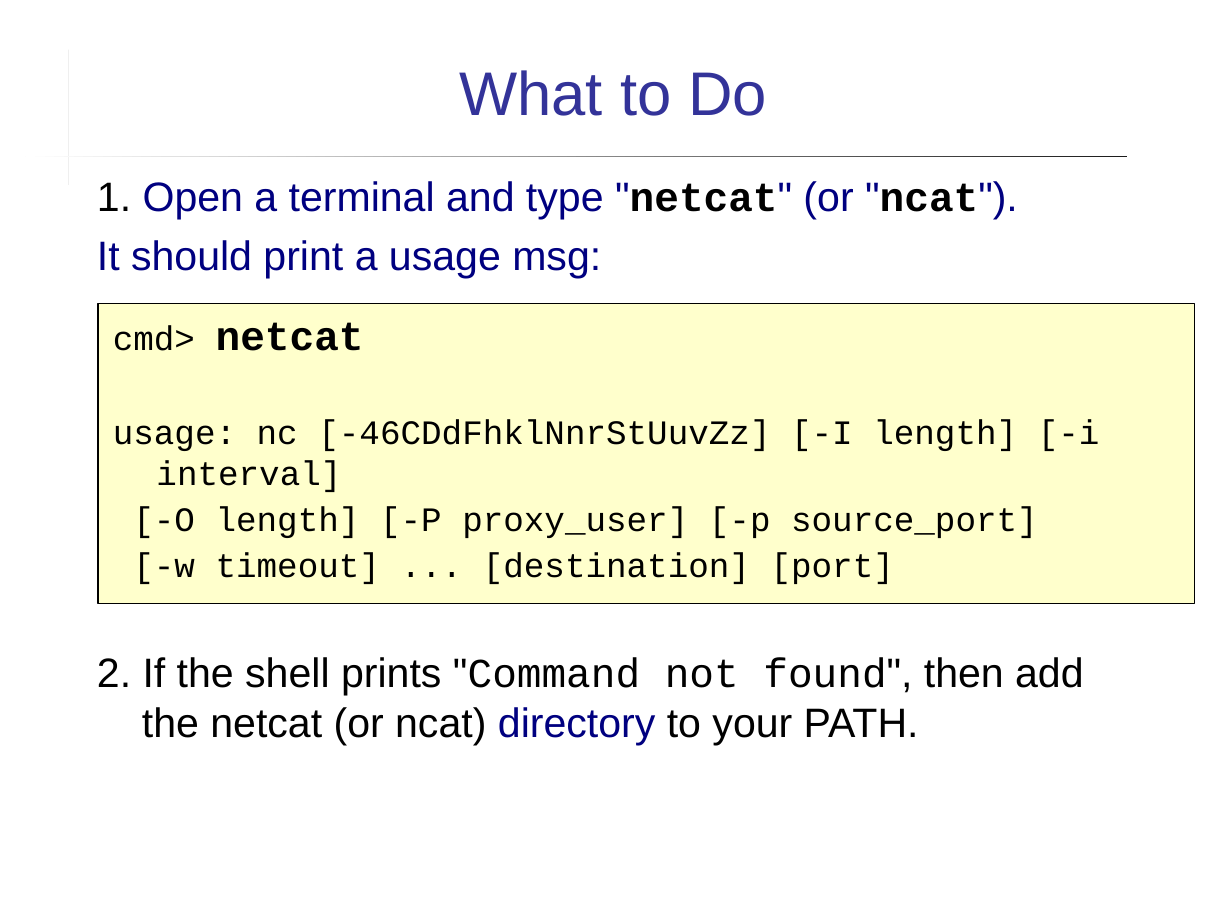
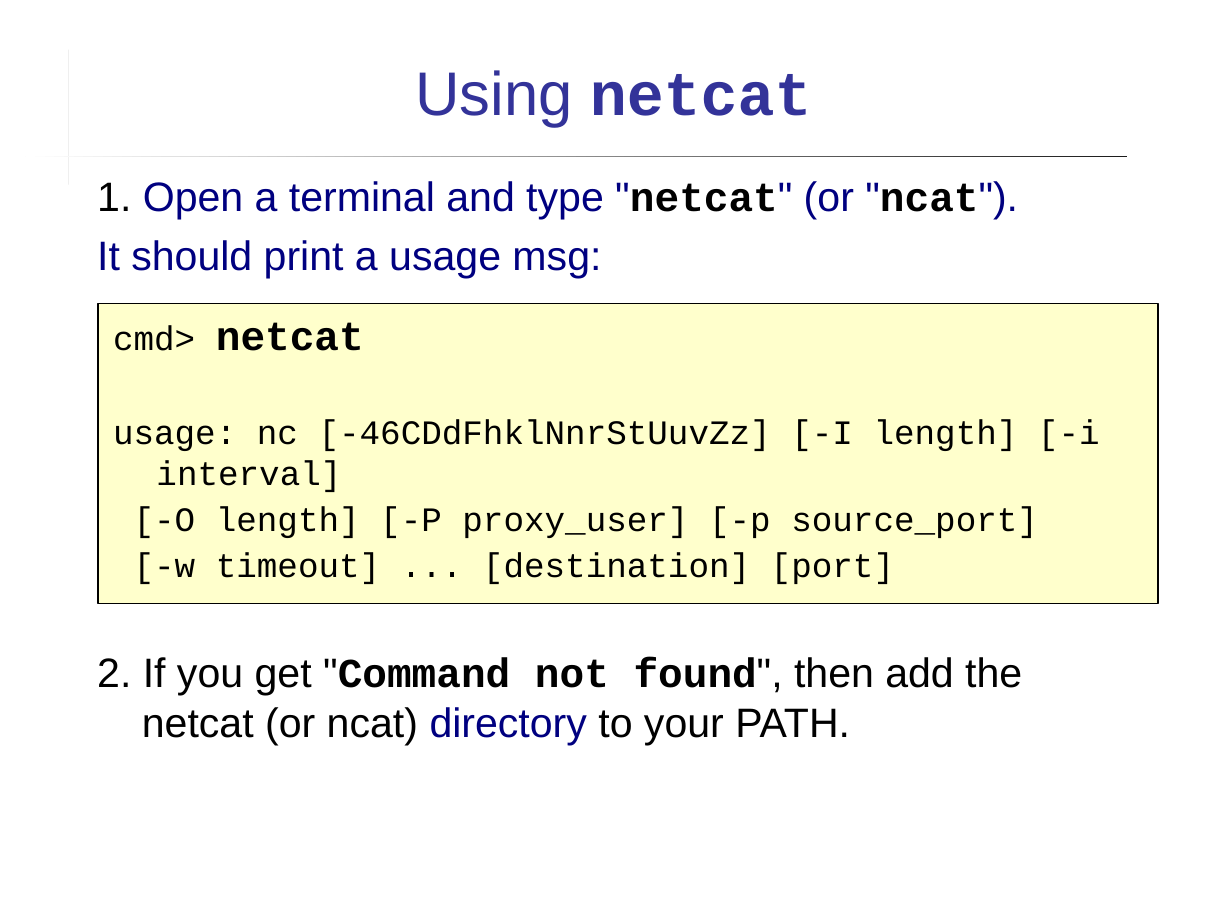
Before and after one commit to cpske/ISP, a slide deck: slide 1 of web/Netcat-Test.ppt. Drawn at 1232x924 pixels with LibreOffice and Linux fonts; fonts in the diff are those of the drawing. Boxes give left, top, right and bottom in pixels: in the first picture for what was removed or moved away, otherwise in the second. Text is boxed around its words. In the diff, an @@ line names an element or a change of style, - is before the commit and + after.

Commit message:
improve wording in slides

```diff
--- a/web/Netcat-Test.ppt
+++ b/web/Netcat-Test.ppt
@@ title at (415, 70, 812, 127): text changed; font Arial to Courier New; bold on @@
-What to Do
+Using netcat
@@ rectangle "cmd> netcat": place and size @@
-rectangle "cmd> netcat" at (99, 304, 1195, 605)
+rectangle "cmd> netcat" at (99, 304, 1158, 605)
@@ text at (97, 657, 1022, 745): text changed @@
-2. If the shell prints "Command not found", then add the netcat (or ncat) directory to your PATH.
+2. If you get "Command not found", then add the netcat (or ncat) directory to your PATH.
```
Also in this commit, not shown: 1 other slide changed, 4 other files.
